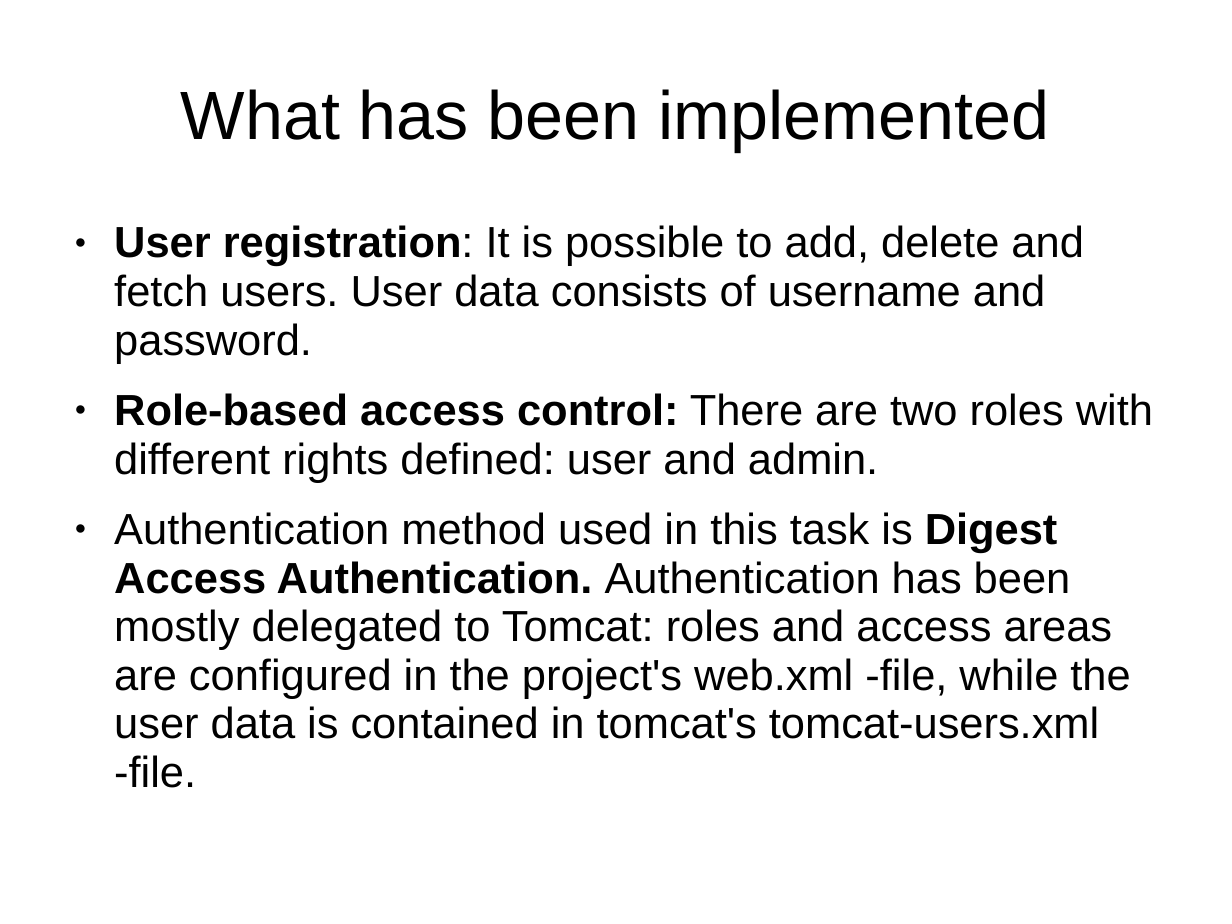
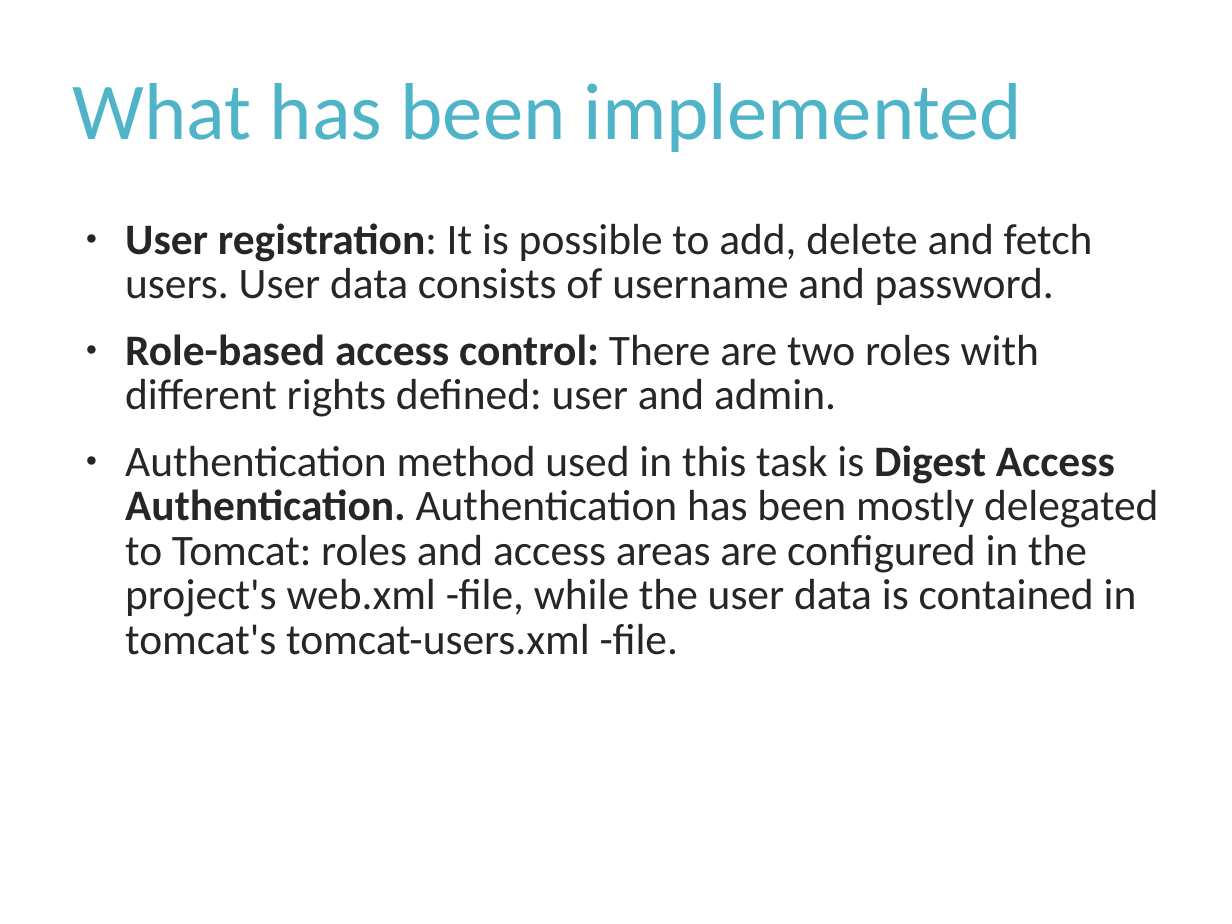
Before and after one commit to Rampastring/ties4560, a slide deck: slide 2 of Task-4/task4.ppt. Drawn at 1232x924 pixels with LibreOffice and Linux fonts; fonts in the diff are those of the drawing. Boxes give left, top, right and bottom in pixels: in the first picture for what was removed or moved away, otherwise in the second. Text is boxed around its words. In the diff, an @@ line names an element or a change of style, - is before the commit and + after.

```diff
--- a/Task-4/task4.ppt
+++ b/Task-4/task4.ppt
@@ title "What has been implemented" at box(73, 83, 1023, 152): size 44 to 52 pt, font Arial to Calibri, text colour #000000 to #50B4C8; alignment centre to left; line spacing 0.93 to 0.9 @@
@@ text "User registration: It is possible ..." at box(125, 223, 1158, 655): font Arial to Calibri, text colour #000000 to #262626; line spacing 0.93 to 0.85; bullet colour #000000 to #262626 @@
```
Also in this commit, not shown: 2 other slides changed, 9 slides added.
